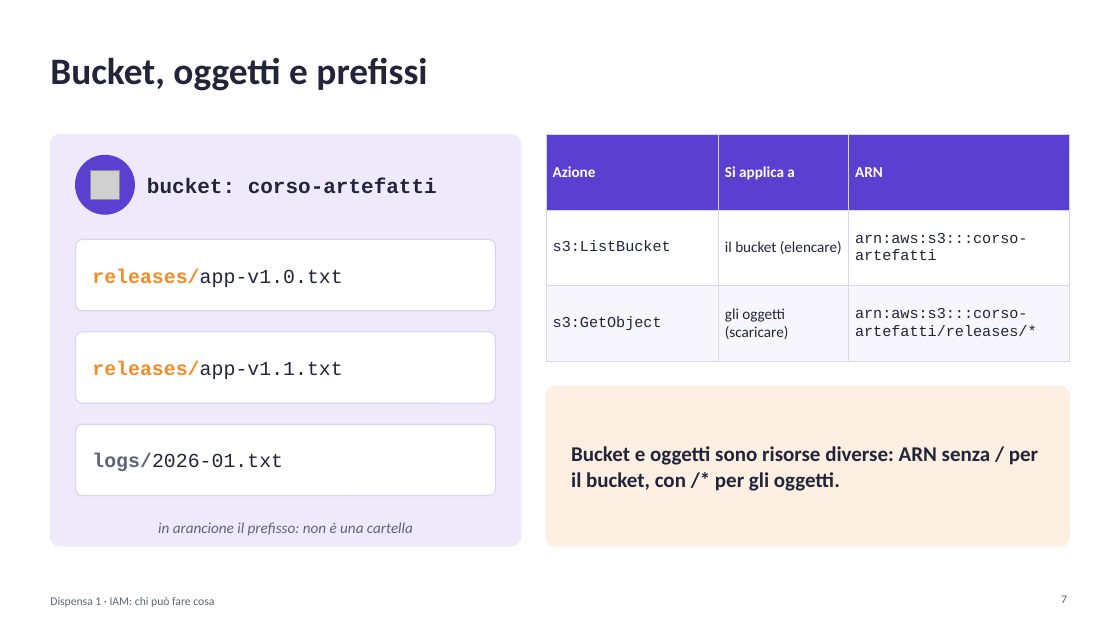
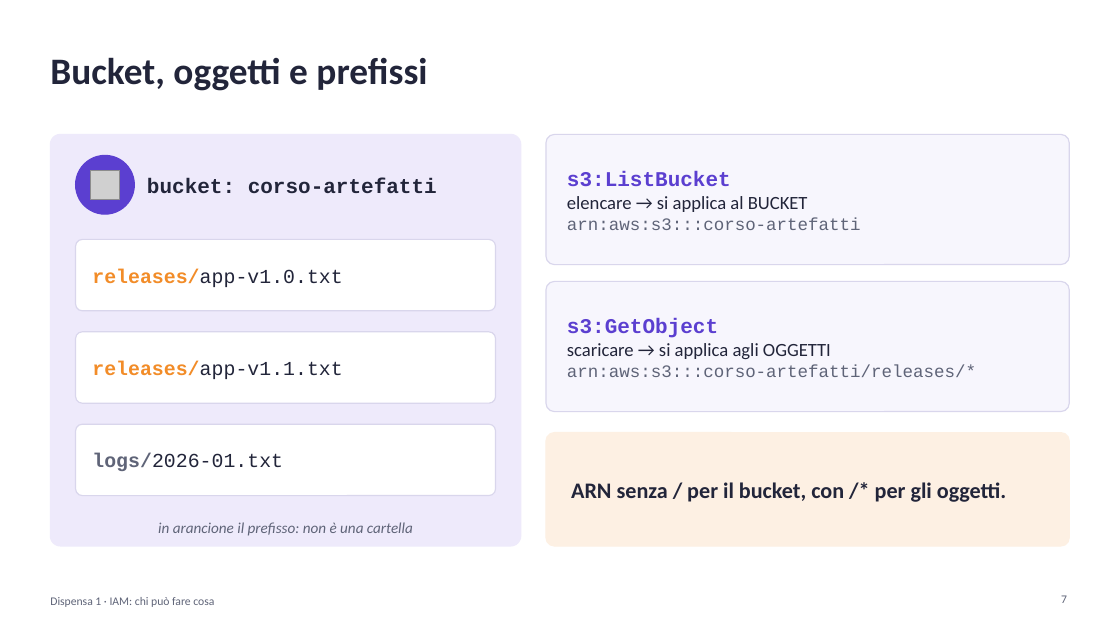
Before and after one commit to cereZ23/aws, a slide deck: slide 7 of slide/slide-1-iam.pptx. Drawn at 1120x630 pixels with LibreOffice and Linux fonts; fonts in the diff are those of the drawing; grey boxes stand for pictures. Boxes give left, top, right and bottom in pixels: in the first picture for what was removed or moved away, otherwise in the second. Text is boxed around its words. In the diff, an @@ line names an element or a change of style, - is before the commit and + after.

```diff
--- a/slide/slide-1-iam.pptx
+++ b/slide/slide-1-iam.pptx
@@ table removed at (546, 134, 1070, 343), 3 rows, 3 columns @@
-Azione | Si applica a | ARN
-s3:ListBucket | il bucket (elencare) | arn:aws:s3:::corso-artefatti
-s3:GetObject | gli oggetti (scaricare) | arn:aws:s3:::corso-artefatti/releases/*
@@ rounded rectangle added at (546, 134, 1070, 265), fill #F7F6FD, outline #D9D6EC 1 pt @@
@@ text added at (567, 171, 861, 230), 15 pt, text #5F6478 @@
+s3:ListBucket
+elencare → si applica al BUCKET
+arn:aws:s3:::corso-artefatti
@@ rounded rectangle added at (546, 281, 1070, 412), fill #F7F6FD, outline #D9D6EC 1 pt @@
@@ text added at (567, 318, 976, 377), 15 pt, text #5F6478 @@
+s3:GetObject
+scaricare → si applica agli OGGETTI
+arn:aws:s3:::corso-artefatti/releases/*
@@ rounded rectangle: place and size @@
-rounded rectangle at (546, 386, 1070, 546)
+rounded rectangle at (546, 433, 1070, 546)
@@ rounded rectangle at (546, 433, 1070, 546): proportions changed @@
@@ text at (571, 482, 1006, 502): text changed; size 18 to 19 pt @@
-Bucket e oggetti sono risorse diverse: ARN senza / per il bucket, con /* per gli oggetti.
+ARN senza / per il bucket, con /* per gli oggetti.
```
Also in this commit, not shown: 3 other slides changed, 3 other files.
